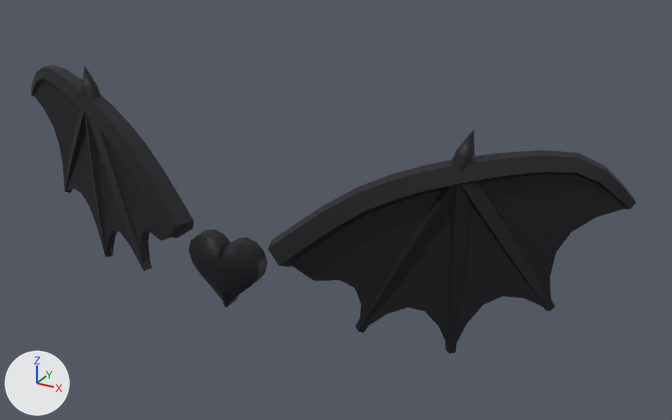
Renders of the FBX model Blender/UGC/Export/CuteBatWings.fbx from each side of a commit.
Both versions are drawn from a 50 mm camera at (2.5, -2.82, 2.69) aimed at (0.35, 1.09, 0.74). The lights are fixed; the arrows at lower left show +X, +Y and +Z. The older version comes first.

The scene before the commit, as lines of its bpy script (objects in view):
```python
me_cutebatwings_001 = bpy.data.meshes.new('CuteBatWings.001')
me_cutebatwings_001.from_pydata(...)  # 1084 vertices, 1304 faces; spans x -1.83..1.83, y 0.52..1.2, z 0.21..1.36
me_cutebatwings_001.materials.append(mat_cutebatwings)  # picture img_cutebatwings_png
ob_cutebatwings = bpy.data.objects.new('CuteBatWings', me_cutebatwings_001)
ob_cutebatwings.location = (0.0, 0.0, 0.0)
```
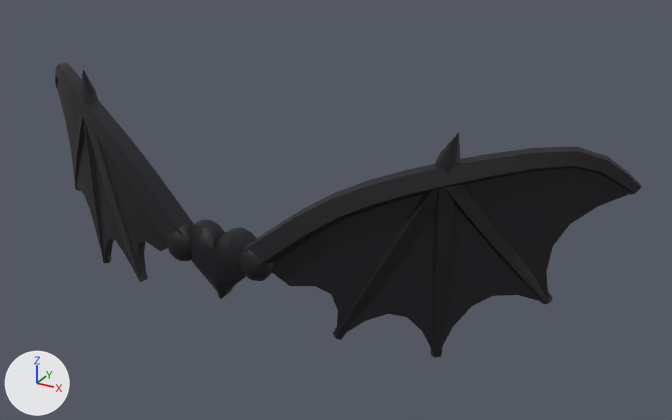
What changed in the scene script:
```text
Change me_cutebatwings_001:
    used by ob_cutebatwings; location = (0.0, 0.0, 0.0)
    remove me_cutebatwings_001.from_pydata(...)  # 1084 vertices, 1304 faces; spans x -1.83..1.83, y 0.52..1.2, z 0.21..1.36
    add me_cutebatwings_001.from_pydata(...)  # 1292 vertices, 1544 faces; spans x -1.81..1.81, y 0.46..1.39, z 0.21..1.36
    me_cutebatwings_001 part 1: the loose piece of 25 vertices spanning x -1.15..-1.04, y 0.85..0.96, z 0.21..1.16 is moved by (0.05, -0.07, 0.0)
    me_cutebatwings_001 part 2: the loose piece of 13 vertices spanning x -1.16..-1.04, y 0.86..0.96, z 1.17..1.36 is multiplied about its middle by the matrix ((0.996, 0.164, -0.019), (-0.165, 0.996, -0.014), (0.016, 0.017, 1.01)), then moved by (0.05, -0.07, 0.0)
    me_cutebatwings_001 part 3: the loose piece of 25 vertices spanning x 1.04..1.15, y 0.85..0.96, z 0.21..1.16 is moved by (-0.05, -0.07, 0.0)
    me_cutebatwings_001 part 4: the loose piece of 13 vertices spanning x 1.04..1.16, y 0.86..0.96, z 1.17..1.36 is multiplied about its middle by the matrix ((0.996, -0.164, 0.019), (0.165, 0.996, -0.014), (-0.016, 0.017, 1.01)), then moved by (-0.05, -0.07, 0.0)
    me_cutebatwings_001 part 5: the loose piece of 112 vertices spanning x -0.21..0.21, y 0.52..0.68, z 0.32..0.71 is moved by (0.0, -0.04, 0.07)
    me_cutebatwings_001 part 6: the loose piece of 65 vertices spanning x -1.83..-0.24, y 0.55..1.2, z 0.61..1.27 is rebuilt with 65 vertices and now spans x -1.81..-0.16, y 0.46..1.39, z 0.61..1.27
    me_cutebatwings_001 part 7: the loose piece of 65 vertices spanning x 0.24..1.83, y 0.55..1.2, z 0.61..1.27 is rebuilt with 65 vertices and now spans x 0.16..1.81, y 0.46..1.39, z 0.61..1.27
    me_cutebatwings_001 part 8: the loose piece of 62 vertices spanning x -1.82..-0.28, y 0.59..1.19, z 0.21..1.23 is rebuilt with 62 vertices and now spans x -1.8..-0.2, y 0.51..1.38, z 0.21..1.23
    me_cutebatwings_001 part 9: the loose piece of 62 vertices spanning x 0.28..1.82, y 0.59..1.19, z 0.21..1.23 is rebuilt with 62 vertices and now spans x 0.2..1.8, y 0.51..1.38, z 0.21..1.23
    me_cutebatwings_001 part 10: the loose piece of 25 vertices spanning x 0.66..1.14, y 0.74..0.95, z 0.29..1.17 is rebuilt with 25 vertices and now spans x 0.58..1.1, y 0.62..0.89, z 0.28..1.19
    me_cutebatwings_001 part 11: the loose piece of 25 vertices spanning x -1.15..-0.65, y 0.73..0.96, z 0.28..1.19 is rebuilt with 25 vertices and now spans x -1.1..-0.58, y 0.62..0.89, z 0.28..1.19
    me_cutebatwings_001 part 12: the loose piece of 25 vertices spanning x -1.55..-1.05, y 0.85..1.09, z 0.48..1.18 is rebuilt with 25 vertices and now spans x -1.52..-1.0, y 0.78..1.15, z 0.48..1.18
    me_cutebatwings_001 part 13: the loose piece of 25 vertices spanning x 1.05..1.55, y 0.85..1.09, z 0.48..1.18 is rebuilt with 25 vertices and now spans x 1.0..1.52, y 0.78..1.15, z 0.48..1.18
    me_cutebatwings_001 part 14: a new loose piece of 52 vertices spanning x 0.13..0.31, y 0.46..0.6, z 0.56..0.76, in mat_cutebatwings (picture img_cutebatwings_png)
    me_cutebatwings_001 part 15: a new loose piece of 52 vertices spanning x -0.31..-0.13, y 0.46..0.6, z 0.56..0.76, in mat_cutebatwings (picture img_cutebatwings_png)
    other edits to the shape of me_cutebatwings_001 do not show in these pictures
```

What differs and where, as boxes (x1, y1, x2, y2) in the pictures (672 x 420 px; the box of a moved part takes in the faces that stretch with it):
'CuteBatWings', reshaped: before (31, 65, 636, 353); after (55, 62, 641, 358)
part 1 of me_cutebatwings_001, moved or reshaped: before (85, 114, 114, 257); after (84, 120, 111, 263)
part 2 of me_cutebatwings_001, moved or reshaped: before (81, 66, 100, 100); after (80, 69, 98, 103)
part 3 of me_cutebatwings_001, moved or reshaped: before (445, 185, 470, 353); after (430, 188, 455, 358)
part 4 of me_cutebatwings_001, moved or reshaped: before (451, 130, 475, 171); after (434, 132, 460, 173)
part 5 of me_cutebatwings_001, moved or reshaped: before (189, 230, 268, 307); after (188, 220, 257, 299)
part 6 of me_cutebatwings_001, rebuilt (15% narrower): before (31, 65, 194, 238); after (55, 62, 194, 243)
part 7 of me_cutebatwings_001, rebuilt (8% wider): before (268, 150, 636, 267); after (244, 147, 641, 266)
part 8 of me_cutebatwings_001, rebuilt: before (34, 81, 186, 271); after (57, 79, 168, 282)
part 9 of me_cutebatwings_001, rebuilt (7% wider): before (290, 174, 627, 353); after (271, 168, 632, 353)
part 10 of me_cutebatwings_001, rebuilt (not visible before): after (333, 177, 442, 340)
part 11 of me_cutebatwings_001, rebuilt: before (88, 117, 152, 270); after (82, 108, 148, 282)
part 12 of me_cutebatwings_001, rebuilt: before (64, 109, 86, 193); after (75, 115, 85, 191)
part 13 of me_cutebatwings_001, rebuilt (16% wider, 7% shorter): before (461, 183, 555, 311); after (444, 185, 553, 304)
part 14 of me_cutebatwings_001, added: after (239, 241, 273, 281)
part 15 of me_cutebatwings_001, added: after (166, 223, 192, 261)
